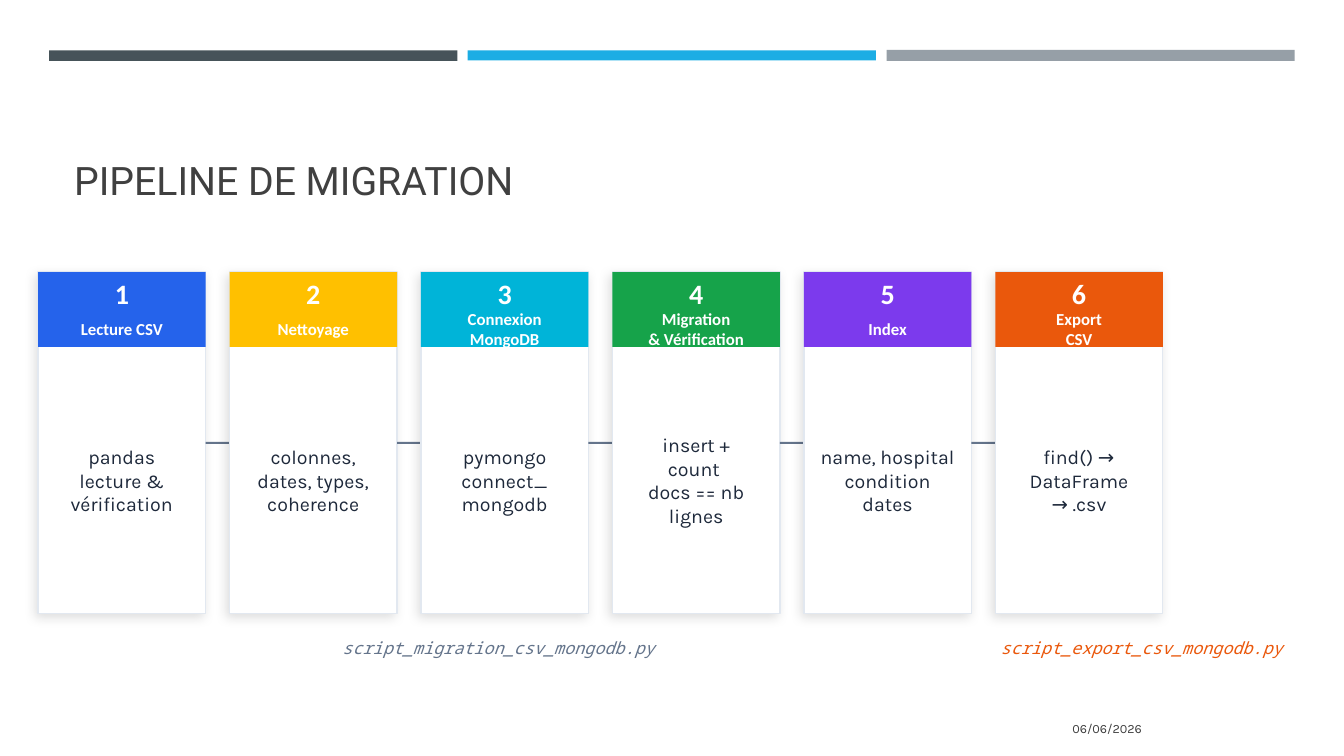
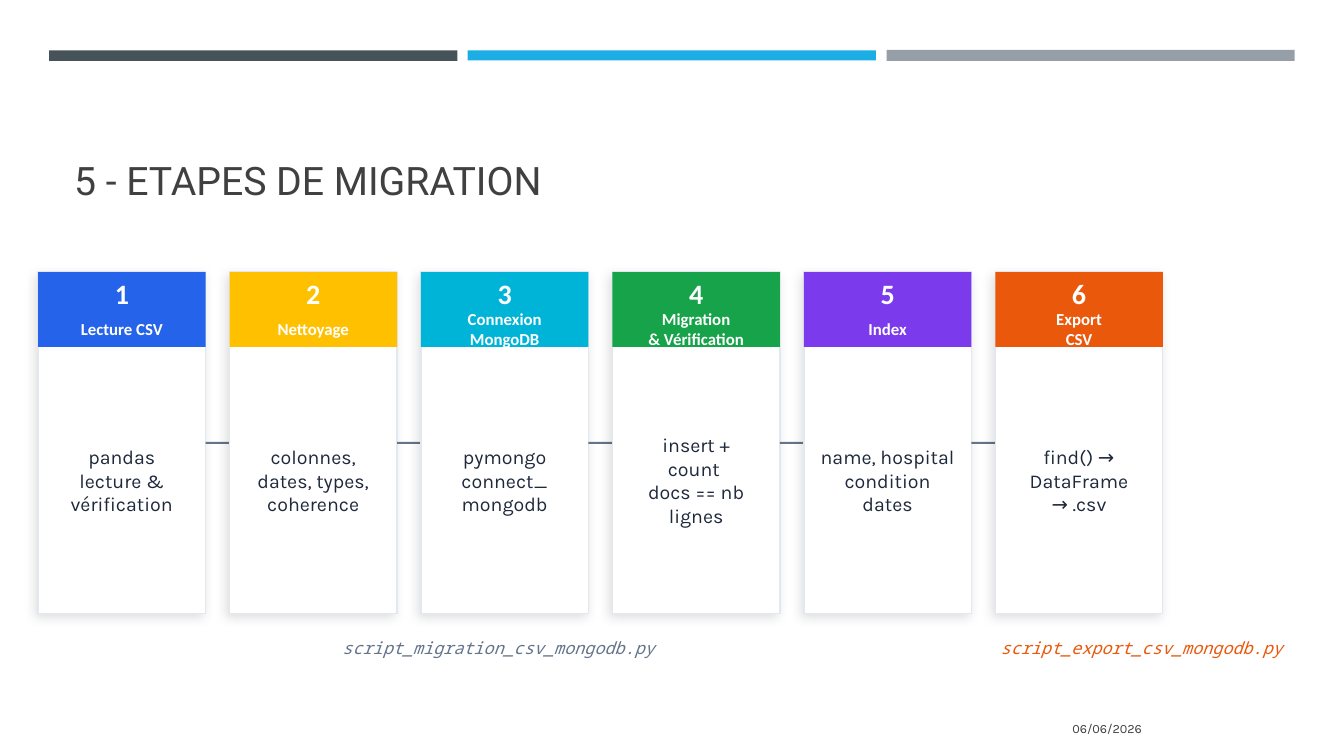
Before and after one commit to Sebules/Project_5_OpenClassrooms_Data_Engineer, a slide deck: slide 8 of ulesie_sebastien_2_presentation_062026.pptx. Drawn at 1344x756 pixels with LibreOffice and Linux fonts; fonts in the diff are those of the drawing. Boxes give left, top, right and bottom in pixels: in the first picture for what was removed or moved away, otherwise in the second. Text is boxed around its words. In the diff, an @@ line names an element or a change of style, - is before the commit and + after.

```diff
--- a/ulesie_sebastien_2_presentation_062026.pptx
+++ b/ulesie_sebastien_2_presentation_062026.pptx
@@ title at box(74, 166, 542, 196): text changed @@
-PIPELINE DE MIGRATION
+5 - ETAPES DE MIGRATION
```
Also in this commit, not shown: 12 other slides changed, 4 other files.
